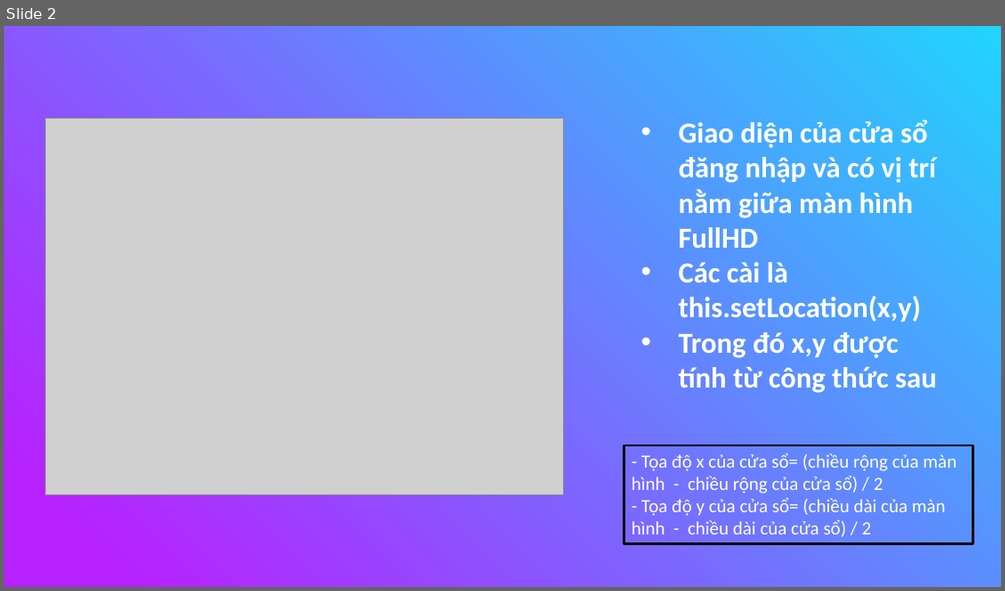
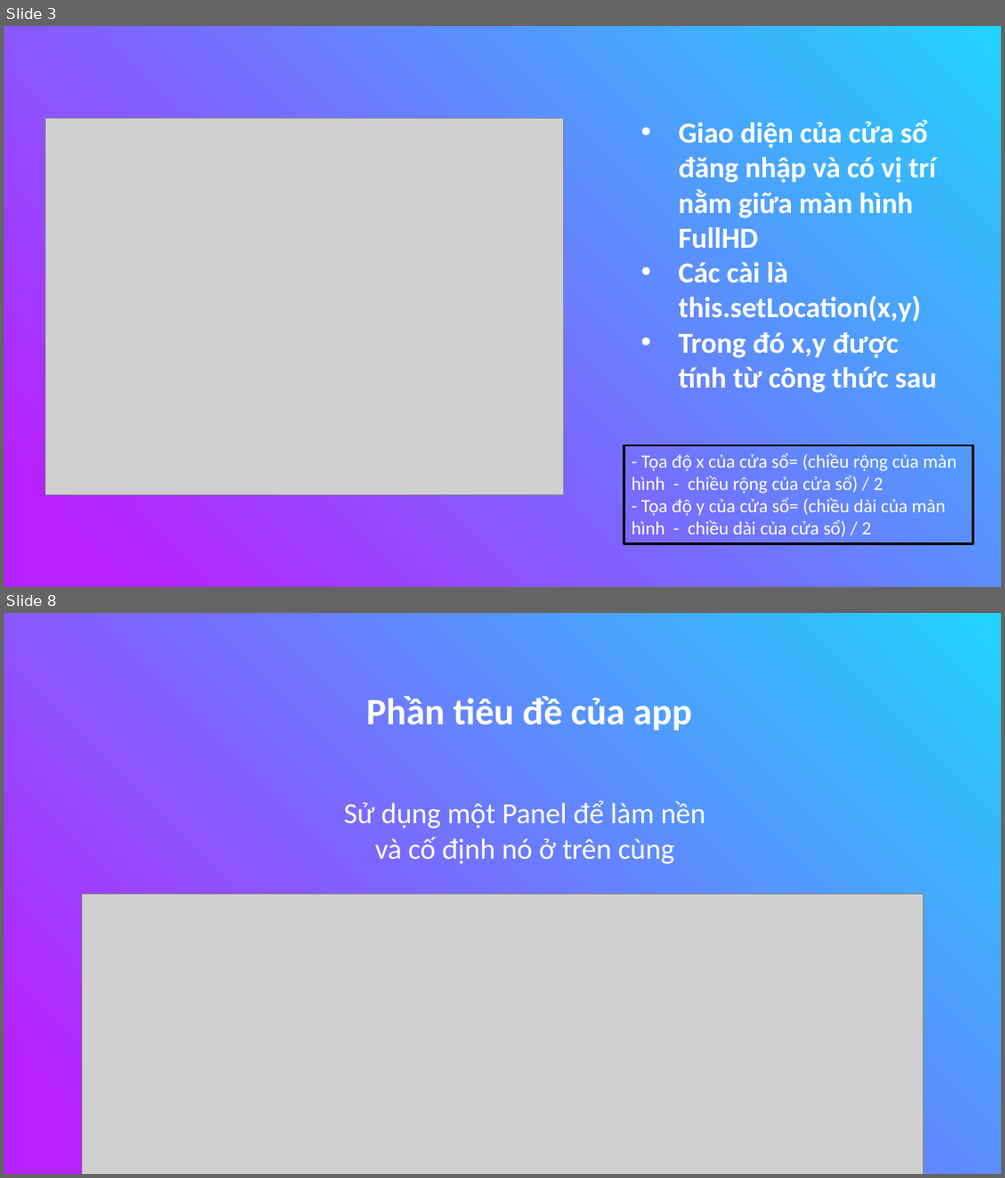
Before and after one commit to nguyenduydan/63133615_AndroidProgramming, a slide deck: KTGK_63133615/KTGK_63133615.pptx. Shown one above the other, each under a label of ours: slide 2 before the commit, slides 3 and 8 after it; the slides between them are not shown. The pictures are 1005x591 and 1005x1178 pixels, drawn with LibreOffice and Linux fonts; fonts in the diff are those of the drawing; grey boxes stand for pictures. Boxes give left, top, right and bottom in pixels: in the first picture for what was removed or moved away, otherwise in the second. Text is boxed around its words. In the diff, an @@ line names an element or a change of style, - is before the commit and + after.

```diff
--- a/KTGK_63133615/KTGK_63133615.pptx
+++ b/KTGK_63133615/KTGK_63133615.pptx
@@ slide 8 added at (4,613,1001,1174), background gradient #21D4FD to #B721FF @@
@@ text added at (366,696,692,730), 36 pt, text #FFFFFF, bold @@
+Phần tiêu đề của app
@@ text added at (344,801,706,864), 28 pt, text #FFFFFF @@
+Sử dụng một Panel để làm nền và cố định nó ở trên cùng
@@ picture added at (82,893,923,1174) @@
@@ what was slide 2 is now slide 3 @@
```
Also in this commit, not shown: 10 other slides added.
